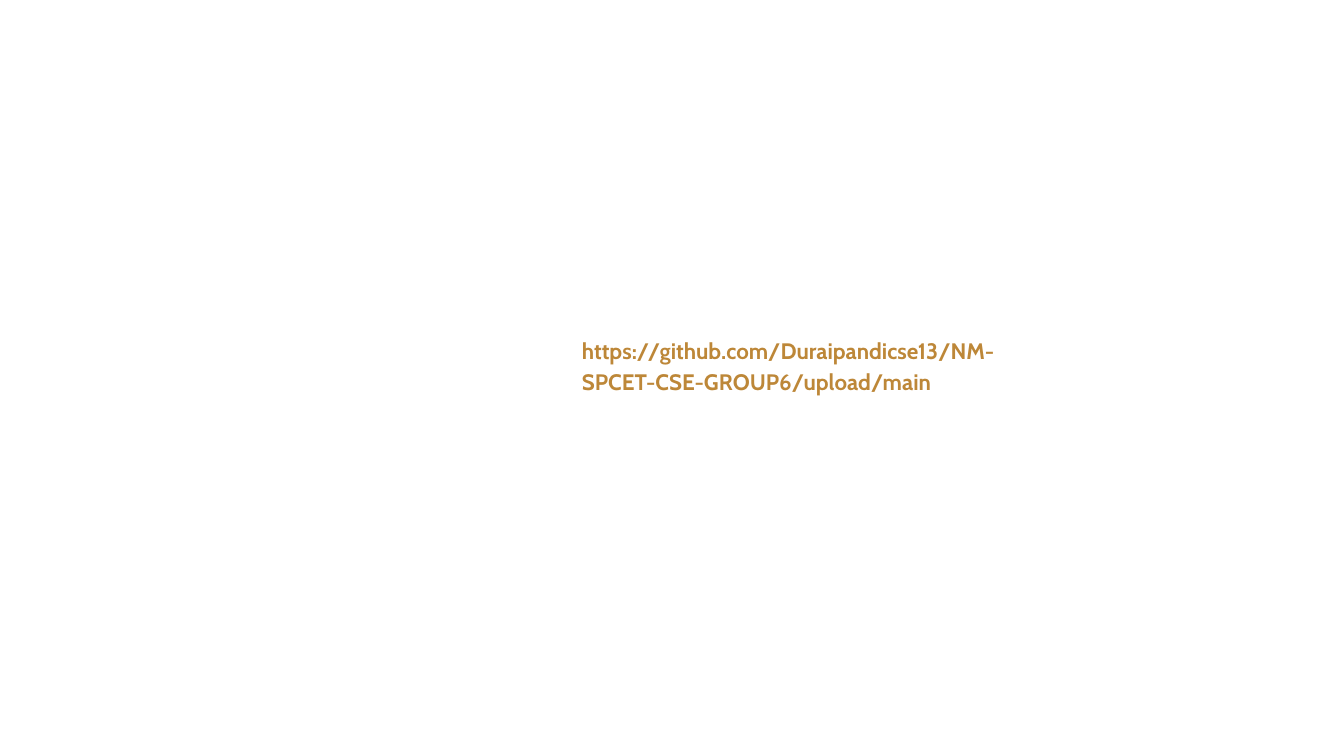
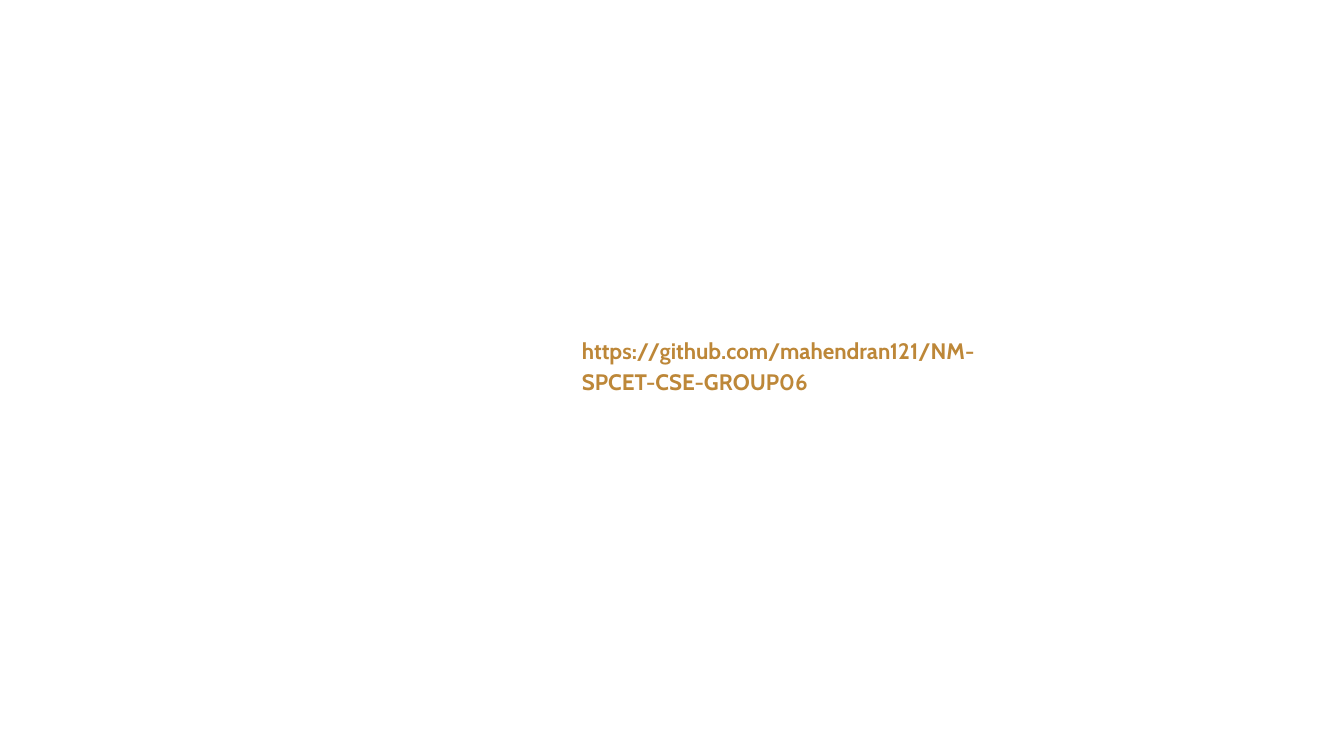
Before and after one commit to Duraipandicse13/NM-SPCET-CSE-GROUP6, a slide deck: slide 19 of Naan mudhalvan.pptx. Drawn at 1344x756 pixels with LibreOffice and Linux fonts; fonts in the diff are those of the drawing; background and template pictures are left out. Boxes give left, top, right and bottom in pixels: in the first picture for what was removed or moved away, otherwise in the second. Text is boxed around its words. In the diff, an @@ line names an element or a change of style, - is before the commit and + after.

```diff
--- a/Naan mudhalvan.pptx
+++ b/Naan mudhalvan.pptx
@@ text at [582,342,974,391]: text changed @@
-https://github.com/Duraipandicse13/NM-SPCET-CSE-GROUP6/upload/main
+https://github.com/mahendran121/NM-SPCET-CSE-GROUP06
```
